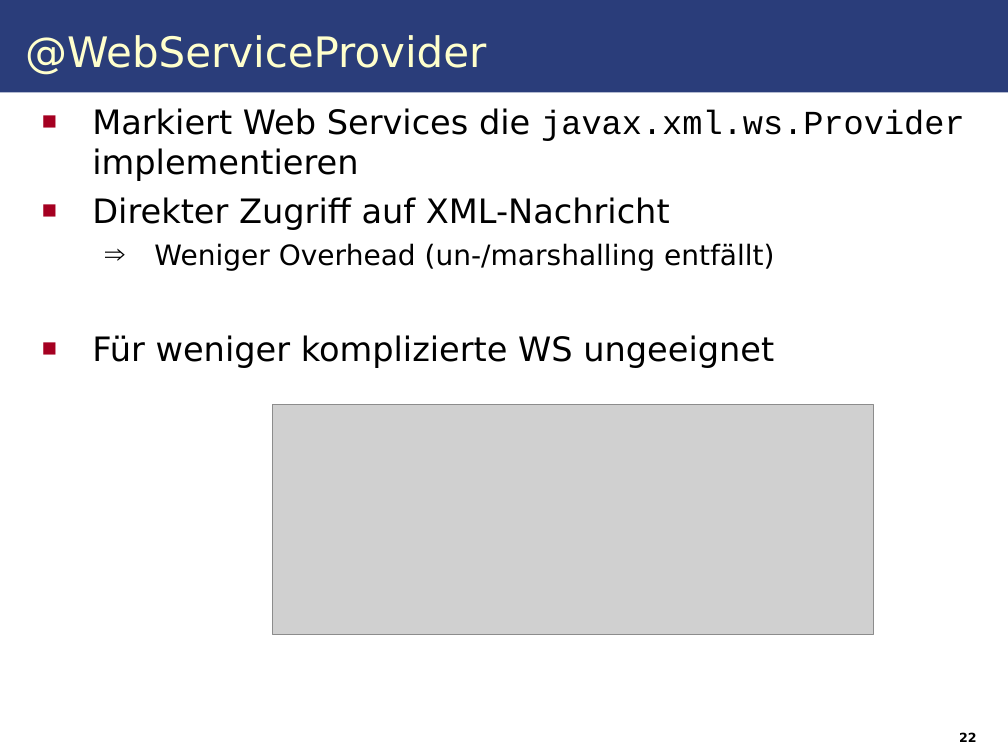
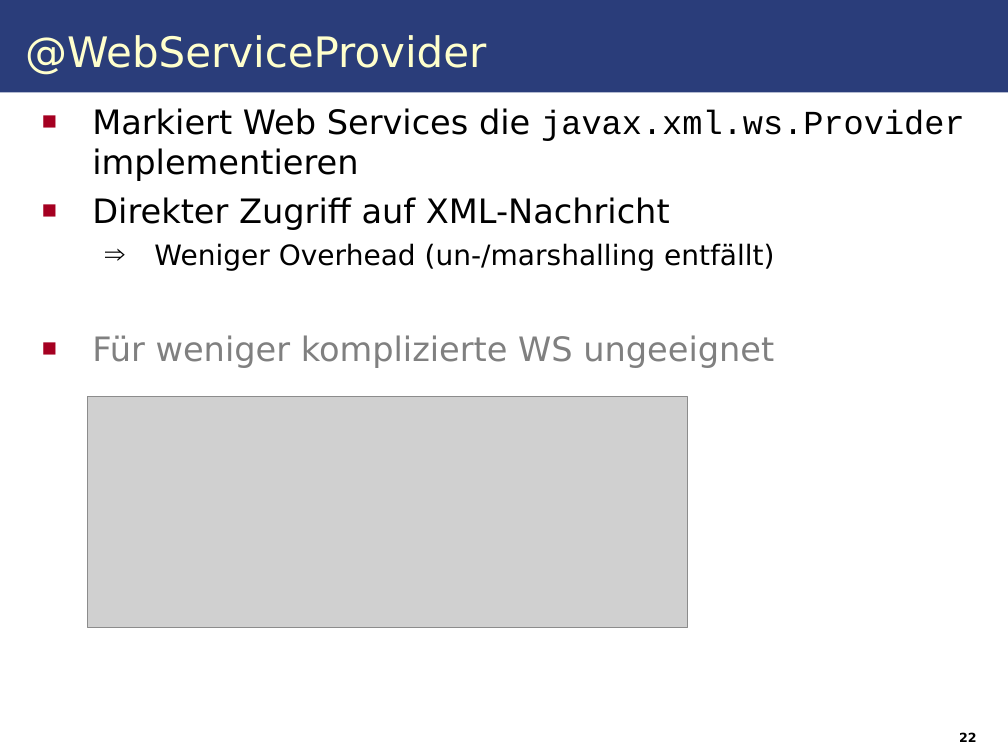
Before and after one commit to IAAS/decidr, a slide deck: slide 33 of seminars/rr/presentation/Web_Services.odp (slide 29 before the commit). Drawn at 1008x756 pixels with LibreOffice and Linux fonts; fonts in the diff are those of the drawing; grey boxes stand for pictures. Boxes give left, top, right and bottom in pixels: in the first picture for what was removed or moved away, otherwise in the second. Text is boxed around its words. In the diff, an @@ line names an element or a change of style, - is before the commit and + after.

```diff
--- a/seminars/rr/presentation/Web_Services.odp
+++ b/seminars/rr/presentation/Web_Services.odp
@@ text at bbox=[92, 335, 774, 368]: text colour #000000 to #808080 in "Für weniger komplizierte WS ungeeignet" @@
@@ picture: place and size @@
-picture at bbox=[272, 404, 873, 635]
+picture at bbox=[88, 397, 688, 628]
```
Also in this commit, not shown: 9 other slides changed, 5 slides added, 4 other files.
